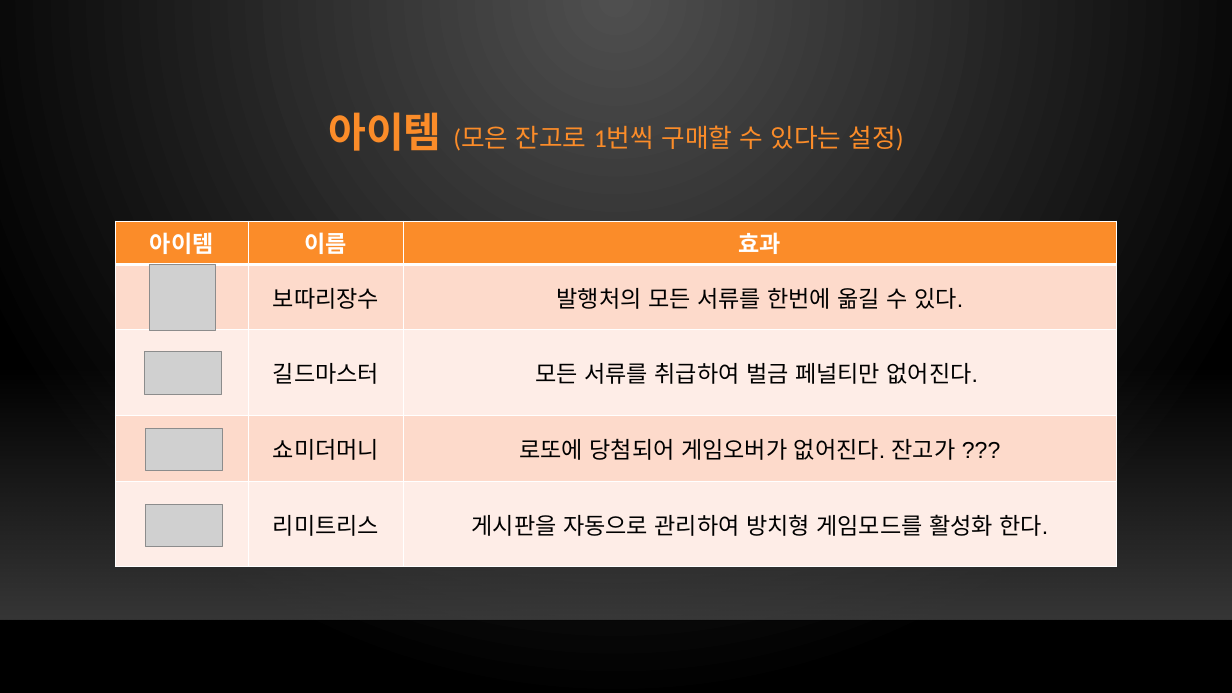
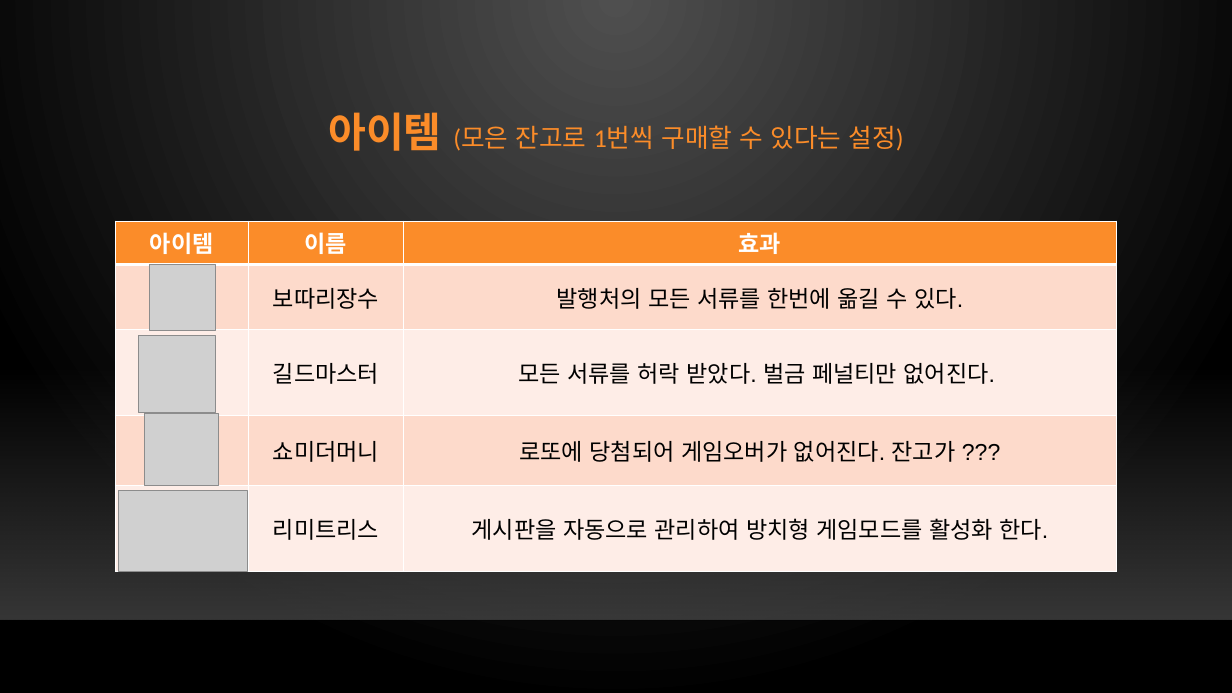
Before and after one commit to xqiwipx/first_project, a slide deck: slide 23 of Kims_project.pptx. Drawn at 1232x693 pixels with LibreOffice and Linux fonts; fonts in the diff are those of the drawing; grey boxes stand for pictures; background and template pictures are left out. Boxes give left, top, right and bottom in pixels: in the first picture for what was removed or moved away, otherwise in the second. Text is boxed around its words. In the diff, an @@ line names an element or a change of style, - is before the commit and + after.

```diff
--- a/Kims_project.pptx
+++ b/Kims_project.pptx
@@ table at box(116, 221, 1116, 571) @@
-row 3, column 3: 모든 서류를 취급하여 벌금 페널티만 없어진다.
+row 3, column 3: 모든 서류를 허락 받았다. 벌금 페널티만 없어진다.
@@ picture added at box(139, 335, 215, 412) @@
@@ picture removed at box(144, 352, 221, 395) @@
@@ picture: place and size @@
-picture at box(145, 428, 222, 470)
+picture at box(144, 414, 218, 485)
@@ picture added at box(118, 491, 247, 572) @@
@@ picture removed at box(145, 505, 222, 547) @@
```
Also in this commit, not shown: 22 other slides changed, 1 slide removed.
